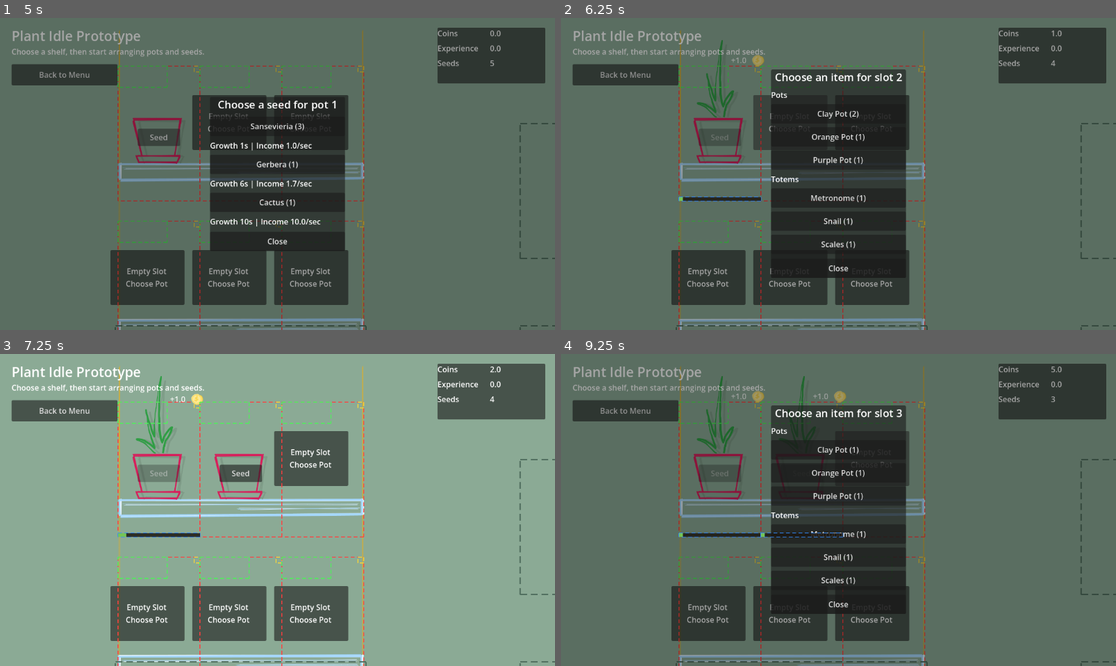
Above: before the commit, frames 1-4 (two rows, left to right).
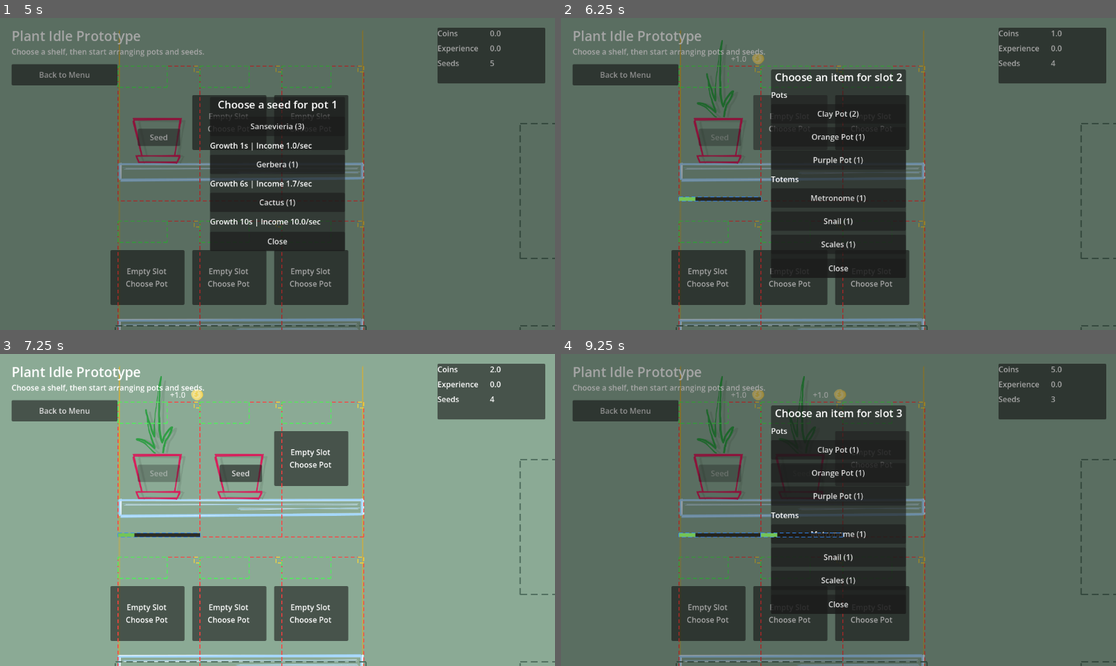
Above: after the commit, the same moments.

Repository: TorusHelm/imiidle
Game: Godot game, scene res://sceens/Main.tscn
The game is run twice, just before and just after one commit, with the same random seed, the same clock (stepped at 60 frames per second) and the same inputs.
Inputs (mouse positions are in pixels of both pictures, inside the frame that each line leads up to):
- Up to frame 1 (5 s): click "Start Game" at 0.5 s; click "Select Shelf" at 1.25 s; click (238, 192) at 2 s; click (149, 120) at 2.77 s; click "Clay Pot (3)" at 3.5 s; click "Seed" at 4.25 s
- Up to frame 2 (6.25 s): click "Sansevieria (3)" at 5 s; click (788, 120) at 5.77 s
- Up to frame 3 (7.25 s): click "Clay Pot (2)" at 6.5 s
- Up to frame 4 (9.25 s): click "Seed" at 7.25 s; click "Sansevieria (2)" at 8 s; click (871, 456) at 8.77 s

Frame 1 is identical in both runs. In frame 2, less than 0.1% of the frame differs, in the area x 21-37%, y 11-59%; in frame 3, 0.1%; in frame 4, 0.2%, in the area x 21-52%, y 11-59%.

Commit message:
fix shelfs tick rate

Diff:
--- a/scripts/shelf_instance.gd
+++ b/scripts/shelf_instance.gd
@@ -5,7 +5,7 @@
 var definition: ShelfDefinition
 var room: RoomInstance = null
 var slots: Array[SlotInstance] = []
-var tick_interval := 0.15
+var tick_interval := 0.1
 var _tick_accumulator := 0.0
 var _incoming_events: Array[Dictionary] = []
 var _pending_applications: Array[Dictionary] = []
